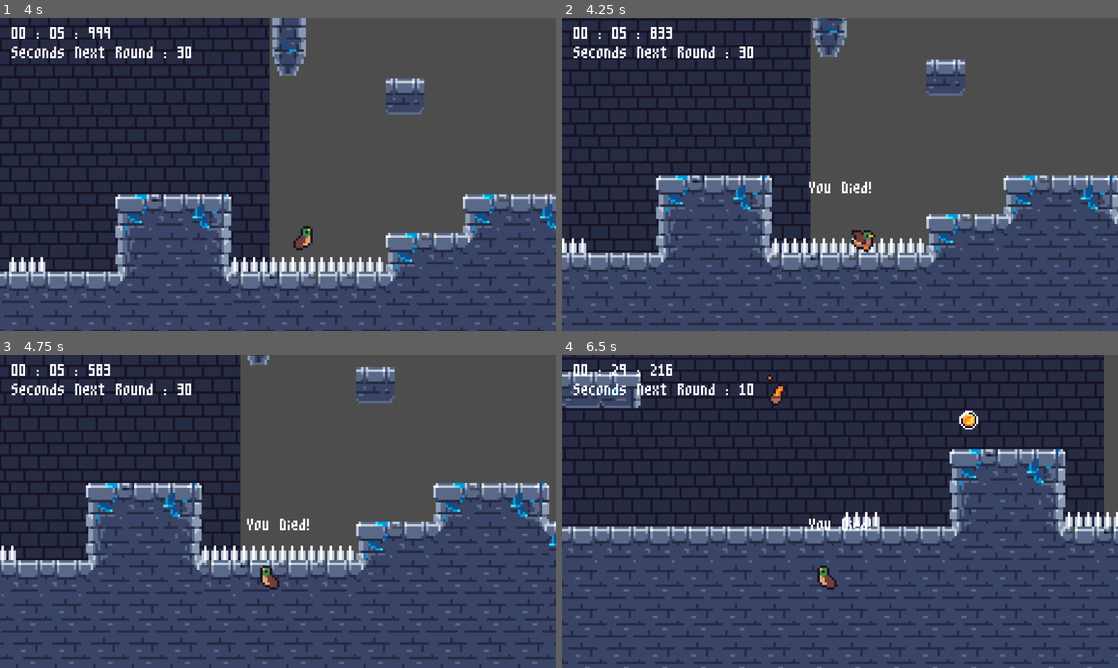
Above: before the commit, frames 1-4 (two rows, left to right).
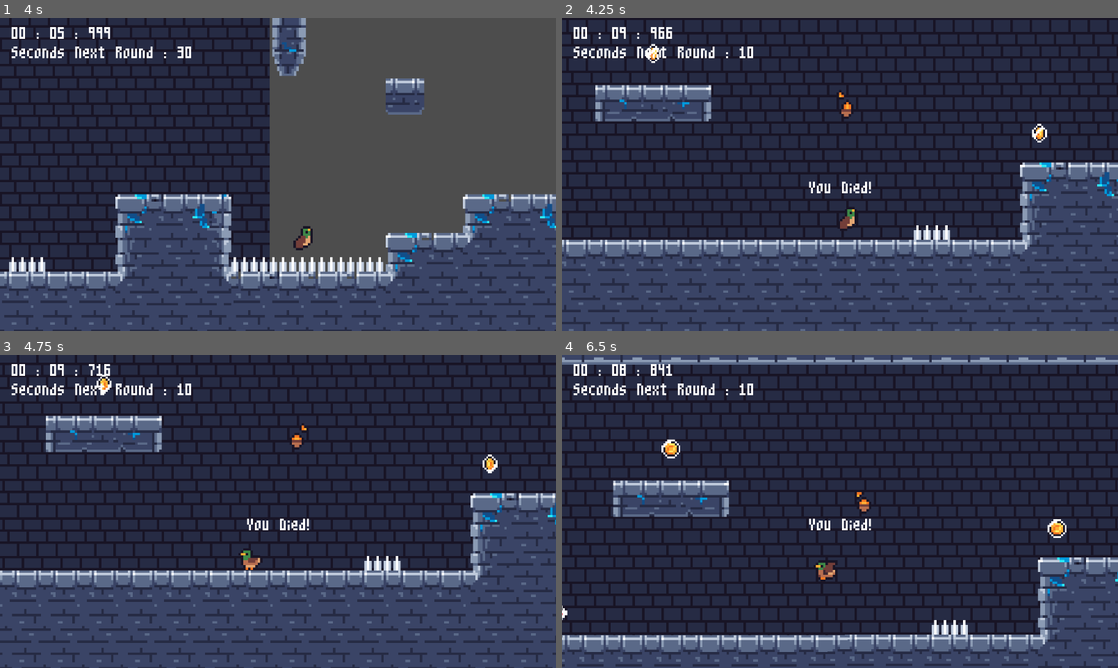
Above: after the commit, the same moments.

Repository: Lmwebb/GMTK-2025-LoopPond
Game: Godot game, scene res://scene/game.tscn
Two runs of this game, one before a commit and one after it. Both use one fixed random seed, a clock stepped at 60 frames per second and the inputs below.
Inputs:
- Up to frame 1 (4 s): hold D (move_right) 0.53-2.03 s; tap Space (glide) every 0.75 s from 0.6 to 3.6 s; hold Left (move_left) 2.03-2.78 s; hold D (move_right) from 2.78 s (still down)
- Up to frame 2 (4.25 s): keep holding D (move_right); tap R (restart) at 4.15 s
- Up to frame 3 (4.75 s): release D (move_right) at 4.28 s; hold Left (move_left) from 4.28 s (still down); tap Space (glide) at 4.35 s
- Up to frame 4 (6.5 s): release Left (move_left) at 5.03 s; hold D (move_right) 5.03-5.78 s; tap Space (glide) at 5.1, 5.85 s; hold Left (move_left) from 5.78 s (still down)

Frame 1 is identical in both runs. In frame 2, 60% of the frame differs, in the area x 0-100%, y 0-100%; in frame 3, 65%; in frame 4, 65%.

Commit message:
feat: restart added

Diff:
--- a/gmtk-2025/scene/clock.tscn
+++ b/gmtk-2025/scene/clock.tscn
@@ -33,6 +33,5 @@
 offset_bottom = 371.0
 theme_override_fonts/font = ExtResource("1_3eduw")
 theme_override_font_sizes/font_size = 64
-text = "You Died!"
 
 [connection signal="timeout" from="Timer" to="Label" method="_on_timer_timeout"]
--- a/gmtk-2025/scene/game.tscn
+++ b/gmtk-2025/scene/game.tscn
@@ -1,8 +1,9 @@
-[gd_scene load_steps=26 format=4 uid="uid://dtwck61s1f864"]
+[gd_scene load_steps=27 format=4 uid="uid://dtwck61s1f864"]
 
 [ext_resource type="Texture2D" uid="uid://hbhcpxxg6y04" path="res://assets/tileset/tileset16x16.png" id="1_5kiuu"]
 [ext_resource type="PackedScene" uid="uid://cqvkkqw7wvci4" path="res://scene/clock.tscn" id="1_17rxn"]
 [ext_resource type="Texture2D" uid="uid://ckhxs6u3wfq4x" path="res://assets/cave/tileset16x16.png" id="1_33cqm"]
+[ext_resource type="Script" uid="uid://b4a2bwpfagmrn" path="res://scripts/game.gd" id="1_ym5sv"]
 [ext_resource type="PackedScene" uid="uid://c075t1qmk0a7l" path="res://scene/player.tscn" id="2_dbls1"]
 [ext_resource type="PackedScene" uid="uid://crwpv1th0dlbv" path="res://scene/coin.tscn" id="3_p1ry8"]
 [ext_resource type="PackedScene" uid="uid://7jiw2mmhektb" path="res://scene/fire.tscn" id="3_qpk70"]
@@ -439,6 +440,7 @@
 }
 
 [node name="Game" type="Node2D"]
+script = ExtResource("1_ym5sv")
 
 [node name="CanvasLayer" type="CanvasLayer" parent="."]
 
--- /dev/null
+++ b/gmtk-2025/scripts/game.gd
@@ -0,0 +1,6 @@
+extends Node2D
+
+func _process(delta):
+	if Input.is_action_just_pressed("restart"):
+		GlobalTimer.timer = 0
+		get_tree().reload_current_scene()
Not shown, added: gmtk-2025/scripts/game.gd.uid
